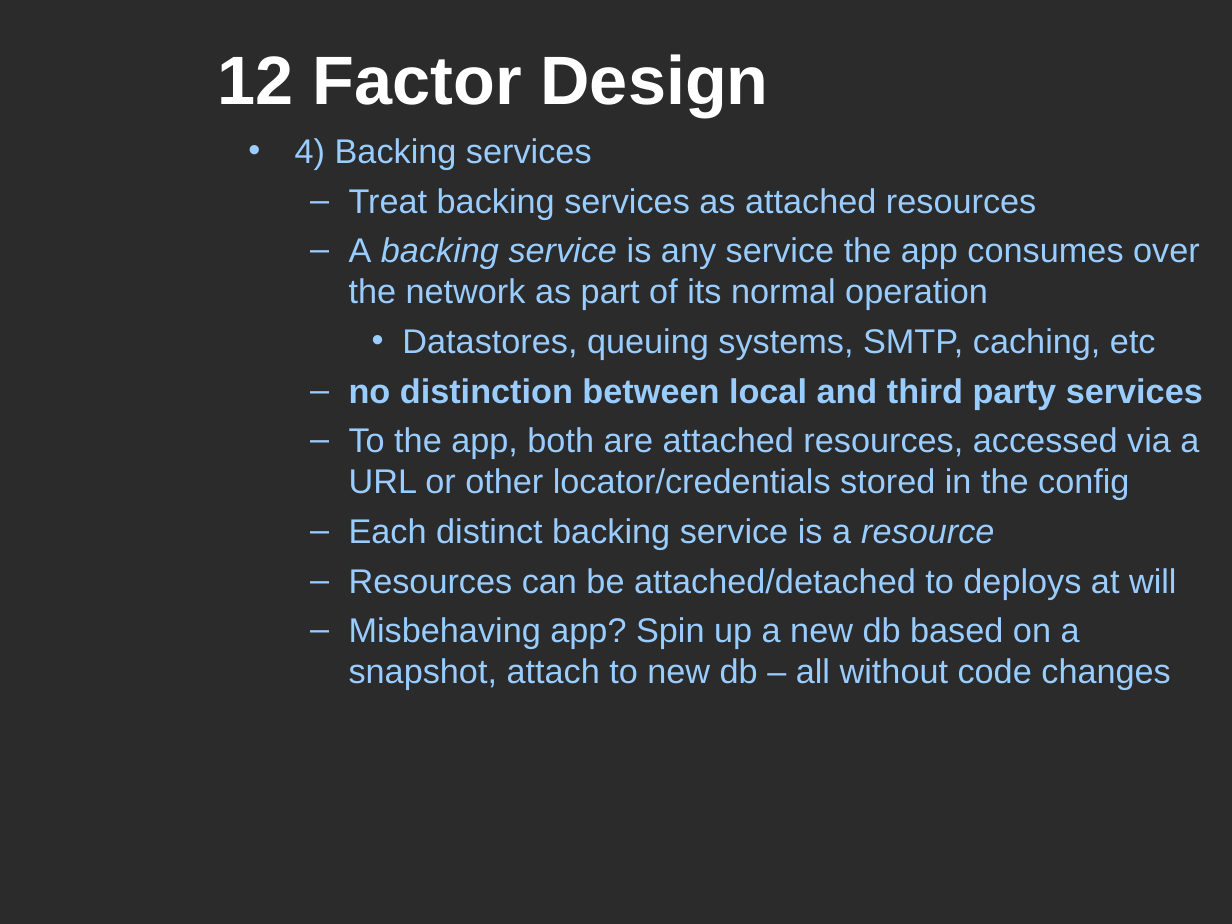
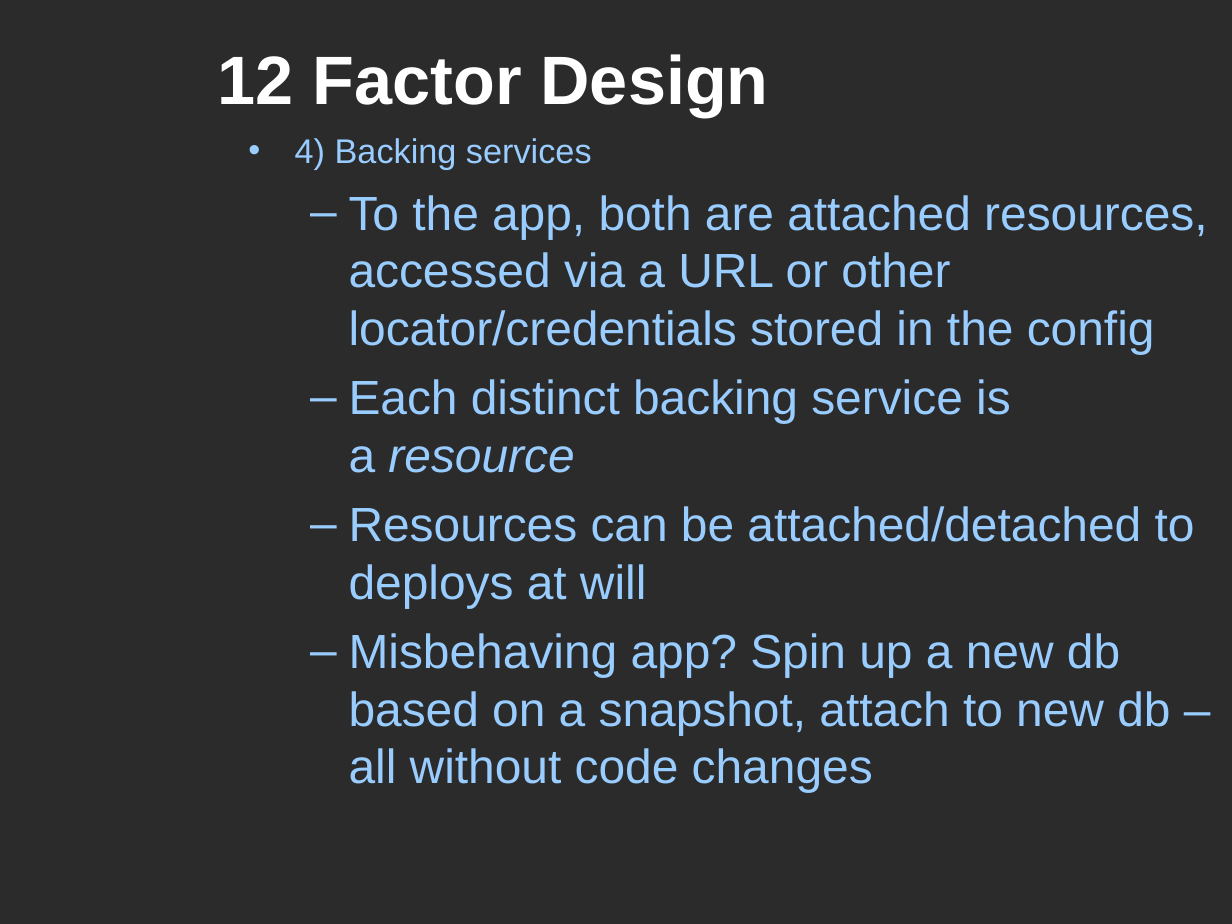
Before and after one commit to mars64/k8s-music-stack, a slide deck: slide 23 of MarcialWhite-Kubernetes101-www.SoFree.us-20170603.ppt (slide 15 before the commit). Drawn at 1232x924 pixels with LibreOffice and Linux fonts; fonts in the diff are those of the drawing; background and template pictures are left out; a plain dark background stands for a picture behind light text. Boxes give left, top, right and bottom in pixels: in the first picture for what was removed or moved away, otherwise in the second. Text is boxed around its words. In the diff, an @@ line names an element or a change of style, - is before the commit and + after.

```diff
--- a/MarcialWhite-Kubernetes101-www.SoFree.us-20170603.ppt
+++ b/MarcialWhite-Kubernetes101-www.SoFree.us-20170603.ppt
@@ text at <box>349,188,1203,409</box>: paragraphs removed @@
-  – Treat backing services as attached resources
-  – A backing service is any service the app consumes over the network as part of its normal operation
-    • Datastores, queuing systems, SMTP, caching, etc
-  – no distinction between local and third party services
@@ text at <box>349,195,1207,793</box>: size 20 to 28 pt; more space between paragraphs @@
```
Also in this commit, not shown: 16 other slides changed, 17 slides added, 1 other file.
